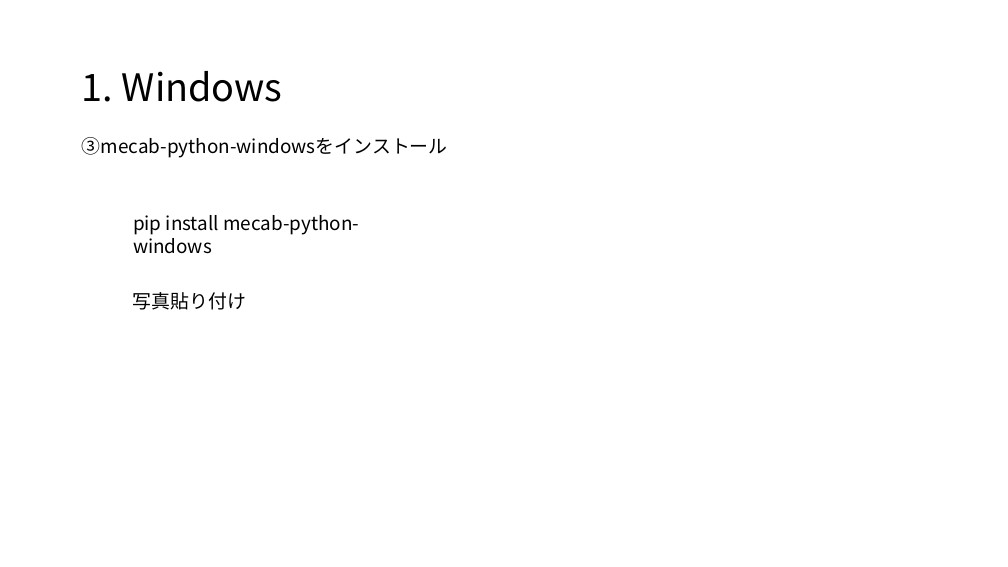
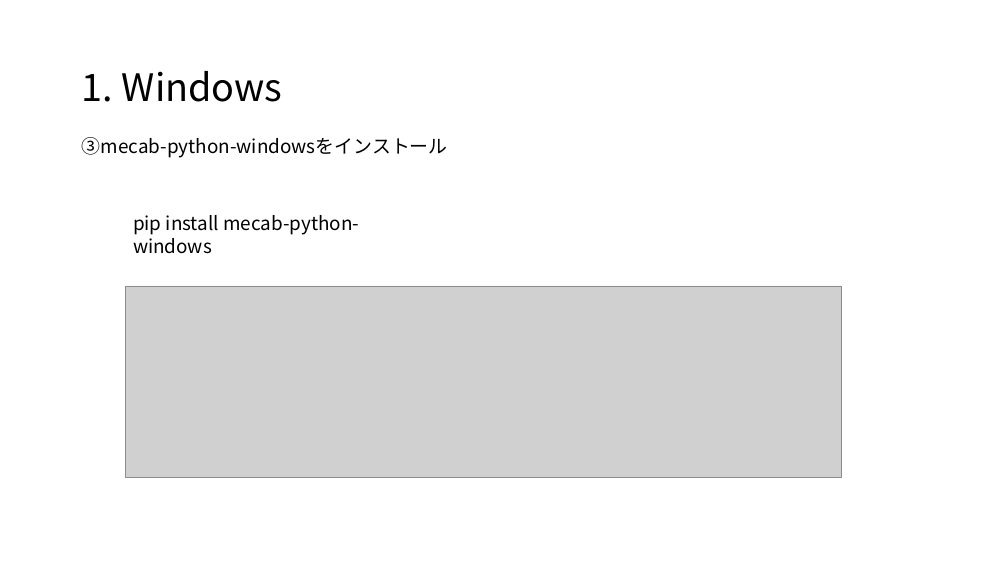
Before and after one commit to satetsu007/NLP_test, a slide deck: slide 7 of doc/mecab.pptx (slide 6 before the commit). Drawn at 1008x567 pixels with LibreOffice and Linux fonts; fonts in the diff are those of the drawing; grey boxes stand for pictures. Boxes give left, top, right and bottom in pixels: in the first picture for what was removed or moved away, otherwise in the second. Text is boxed around its words. In the diff, an @@ line names an element or a change of style, - is before the commit and + after.

```diff
--- a/doc/mecab.pptx
+++ b/doc/mecab.pptx
@@ picture added at [126,286,842,477] @@
@@ text removed at [133,292,246,310] @@
-写真貼り付け
```
Also in this commit, not shown: 6 other slides changed, 2 slides added, 1 other file.
